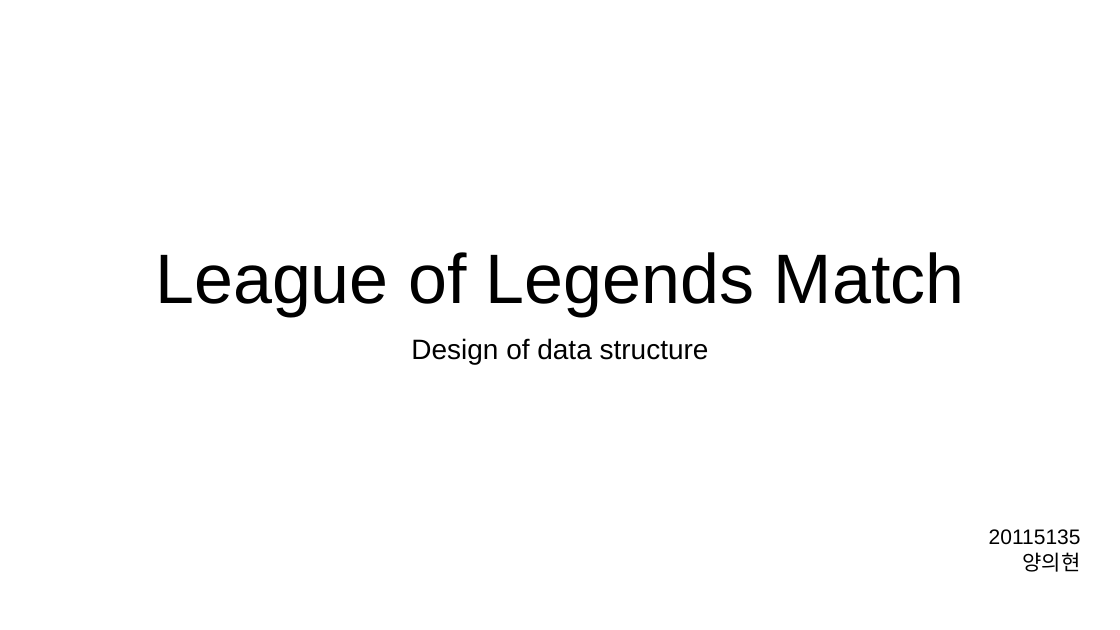
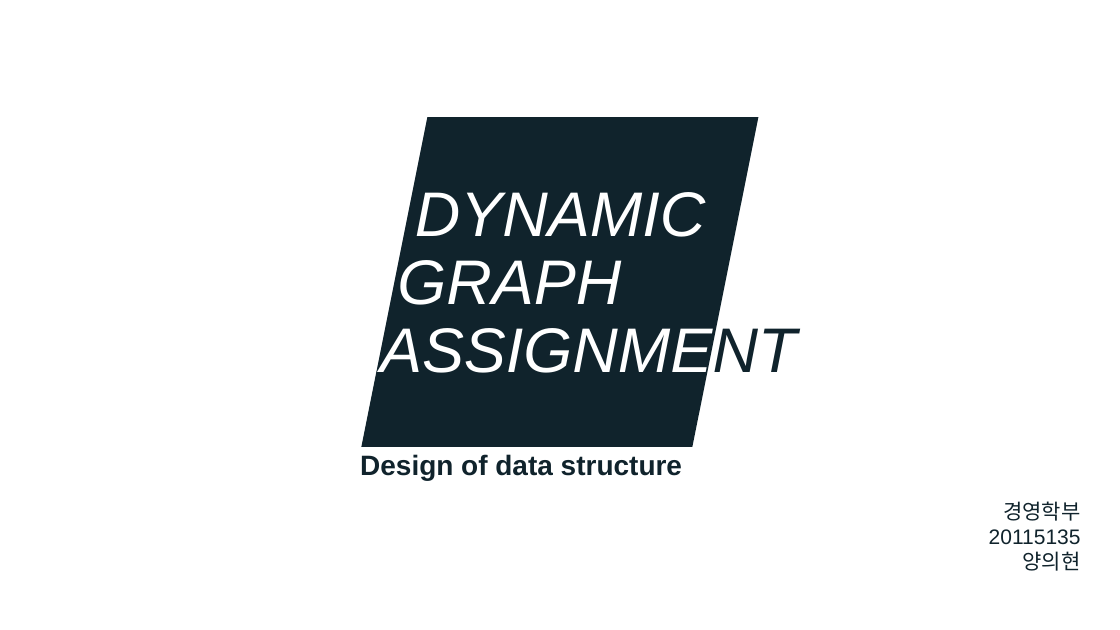
Before and after one commit to noahluftyang/data-structure-design-assignment, a slide deck: slide 1 of Assignment01 - League of Legends Match.pptx. Drawn at 1120x630 pixels with LibreOffice and Linux fonts; fonts in the diff are those of the drawing. Boxes give left, top, right and bottom in pixels: in the first picture for what was removed or moved away, otherwise in the second. Text is boxed around its words. In the diff, an @@ line names an element or a change of style, - is before the commit and + after.

Commit message:
Add design and more contents

```diff
--- a/Assignment01 - League of Legends Match.pptx
+++ b/Assignment01 - League of Legends Match.pptx
@@ parallelogram added at (x1=361, y1=118, x2=759, y2=447), fill #10232C @@
@@ title at (x1=380, y1=192, x2=796, y2=384): text changed; size 60 to 54 pt; text colour #000000 to #FFFFFF; italic on @@
-League of Legends Match
+DYNAMIC
+GRAPH
+ASSIGNMENT
@@ subtitle "Design of data structure" moved from (x1=411, y1=338, x2=709, y2=364) to (x1=360, y1=454, x2=682, y2=480) @@
@@ subtitle "Design of data structure" at (x1=360, y1=454, x2=682, y2=480): text colour #000000 to #10232C, bold on @@
@@ text "경영학부" moved from (x1=989, y1=529, x2=1081, y2=572) to (x1=989, y1=501, x2=1081, y2=571) @@
@@ text at (x1=1003, y1=501, x2=1080, y2=521): paragraph added @@
+경영학부
@@ text at (x1=989, y1=529, x2=1081, y2=571): text colour #000000 to #10232C in "20115135", "양의현" @@
```
Also in this commit, not shown: 4 other slides changed, 5 slides added.
